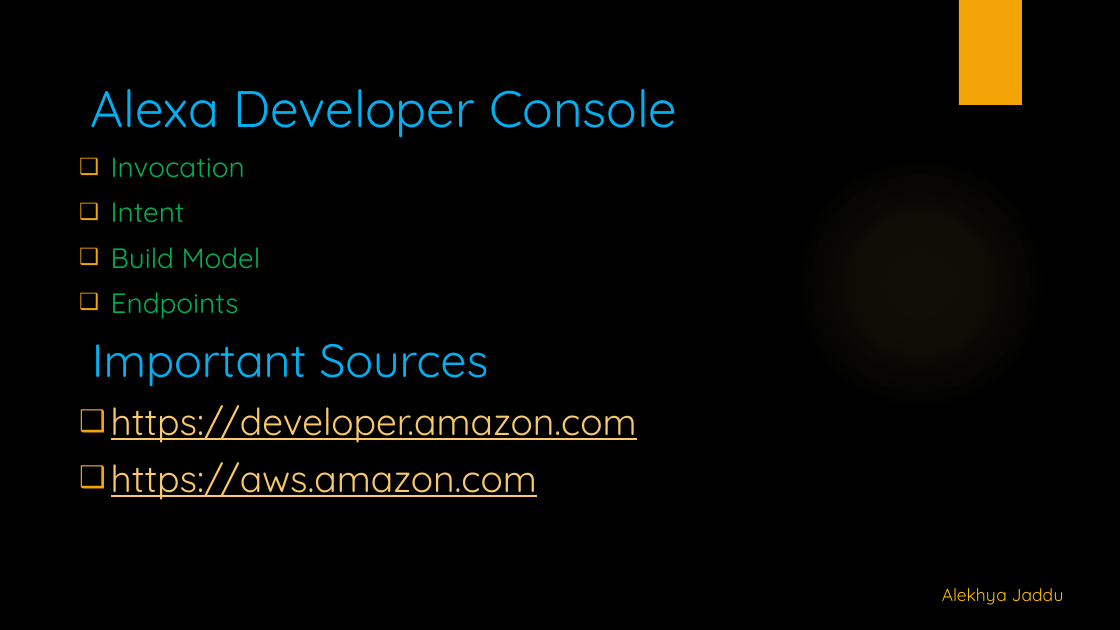
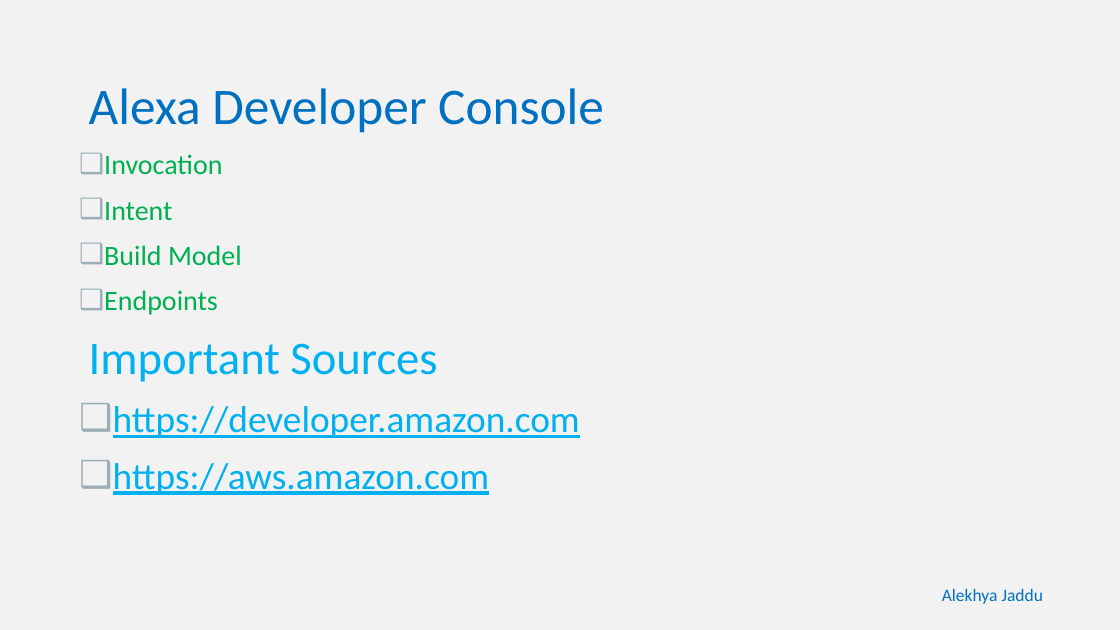
Before and after one commit to alekhyajaddu/alexa-project, a slide deck: slide 7 of Alexa ppt.pptx. Drawn at 1120x630 pixels with LibreOffice and Linux fonts; fonts in the diff are those of the drawing; background and template pictures are left out. Boxes give left, top, right and bottom in pixels: in the first picture for what was removed or moved away, otherwise in the second. Text is boxed around its words. In the diff, an @@ line names an element or a change of style, - is before the commit and + after.

```diff
--- a/Alexa ppt.pptx
+++ b/Alexa ppt.pptx
@@ background picture (left out) to #F2F2F2 @@
@@ rectangle removed at (959,0,1022,105) @@
@@ text "Alexa Developer Console" at (89,88,604,495): font Quicksand to Calibri; text colour #00B0F0 to #0070C0 in "Alexa Developer Console"; text colour #FAC96A to #00B0F0 in "https://developer.amazon.com", "https://aws.amazon.com"; indent changed; bullet colour #F5A408 to #9BAFB5 @@
@@ ellipse removed at (791,154,1049,413) @@
@@ text "Alekhya Jaddu" at (942,589,1043,604): font Quicksand to Calibri, text colour #FFC000 to #0070C0 @@
```
Also in this commit, not shown: 18 other slides changed.
